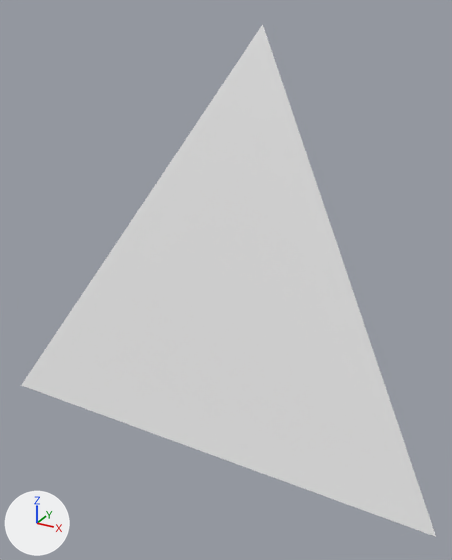
An edit to the Blender file client/public/models/d4.blend, drawn before and after from the same camera.
Before and after are seen from a camera (50 mm lens) standing at (0.99, -2.05, 1.47) and looking at (-0.15, 0.03, 0.43). The axes (+X, +Y, +Z) are drawn at lower left. The lights are the same throughout.
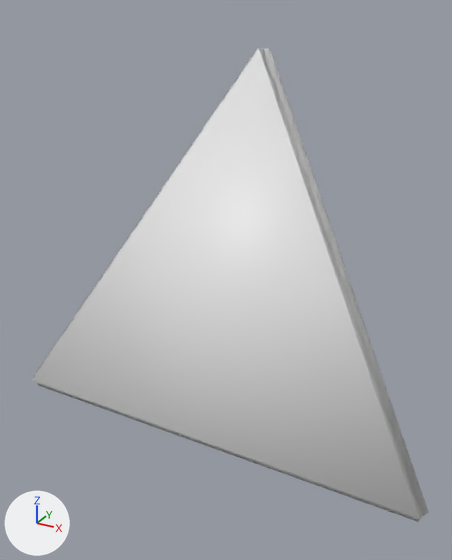
Where the change shows, as pixel boxes [x1, y1, x2, y2] in the pictures (452 x 560 px):
```json
{"object": "Circle", "change": "reshaped, modifiers changed", "before": [22, 25, 436, 537], "after": [32, 48, 429, 522], "on screen": "7% shorter"}
{"object": "Default", "change": "added", "after": [35, 48, 428, 521]}
```

Edits to the scene script, one JSON object a line:
```json
{"block": "me_circle_002", "where": "me_circle_002.from_pydata(...)  # 4 vertices, 4 faces; spans x -0.86..0.86, y -0.5..0.99, z 0.0..1.41"}
{"block": "me_circle_002", "where": "# used by ob_circle; location = (0.0, 0.0, 0.0)"}
{"block": "me_circle_002", "change": "me_circle_002 part 1"}
{"op": "set", "path": "me_circle_002.vertices[0].co", "old": "(0.0, 0.99, 0.0)", "new": "(0.0, 1.0, 0.0)"}
{"op": "set", "path": "me_circle_002.vertices[1].co", "old": "(-0.86, -0.5, 0.0)", "new": "(-0.87, -0.5, 0.0)", "note": "pixel (21, 385) -> not seen"}
{"op": "set", "path": "me_circle_002.vertices[2].co", "old": "(0.86, -0.49, 0.0)", "new": "(0.87, -0.5, 0.0)", "note": "pixel (436, 537) -> not seen"}
{"op": "add", "block": "me_circle_001", "code": ["me_circle_001 = bpy.data.meshes.new('Circle.001')", "me_circle_001.from_pydata(...)  # 364 vertices, 364 faces; spans x -0.82..0.82, y -0.49..0.93, z -0.35..0.99", "me_circle_001.polygons.foreach_set('use_smooth', [True] * 364)"]}
{"op": "add", "block": "ob_circle", "code": "_m = ob_circle.modifiers.new('Bevel', 'BEVEL')"}
{"op": "add", "block": "ob_circle", "code": "_m.width = 0.04"}
{"op": "add", "block": "ob_circle", "code": "_m.width_pct = 0.04"}
{"op": "add", "block": "ob_circle", "code": "_m.segments = 10"}
{"op": "add", "block": "ob_circle", "code": "_m.limit_method = 'NONE'"}
{"op": "add", "block": "ob_circle", "code": "_m.profile = 0.183"}
{"op": "add", "block": "ob_default", "code": ["ob_default = bpy.data.objects.new('Default', me_circle_001)", "ob_default.location = (0.0, 0.0, 0.354)"]}
```
